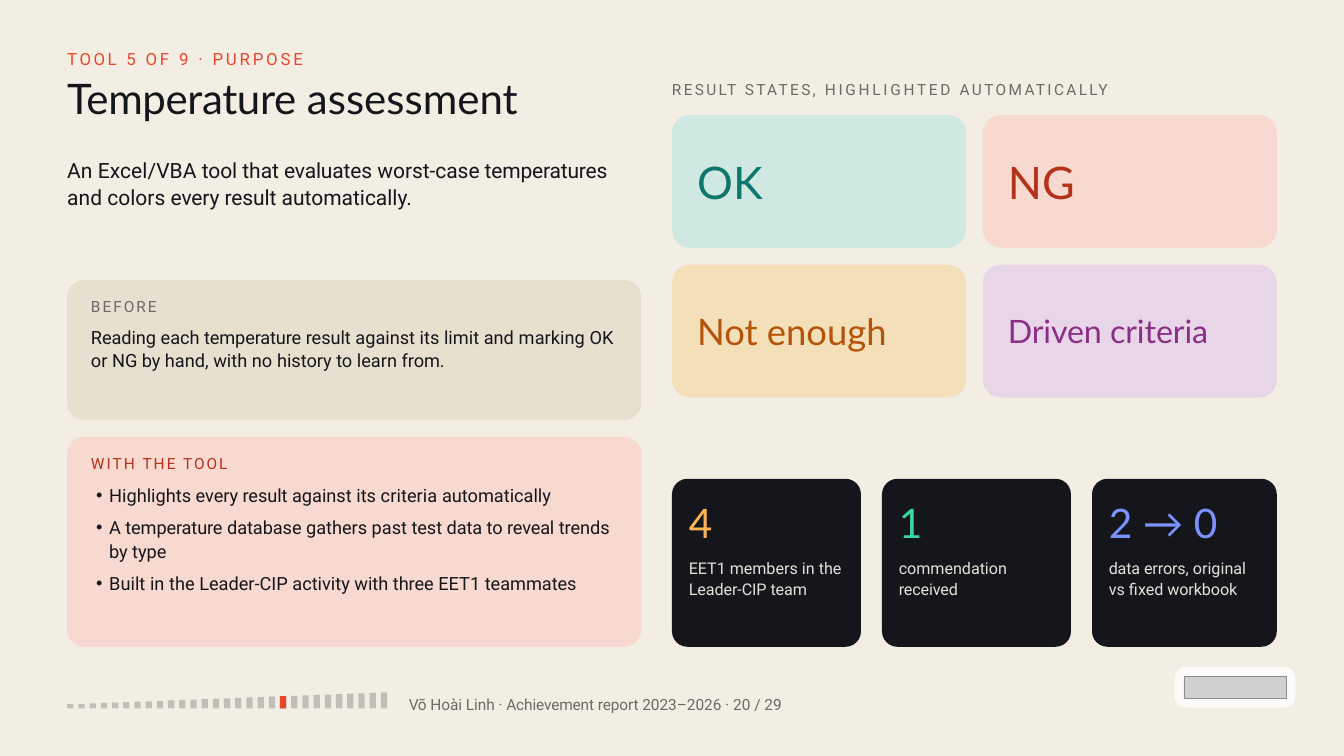
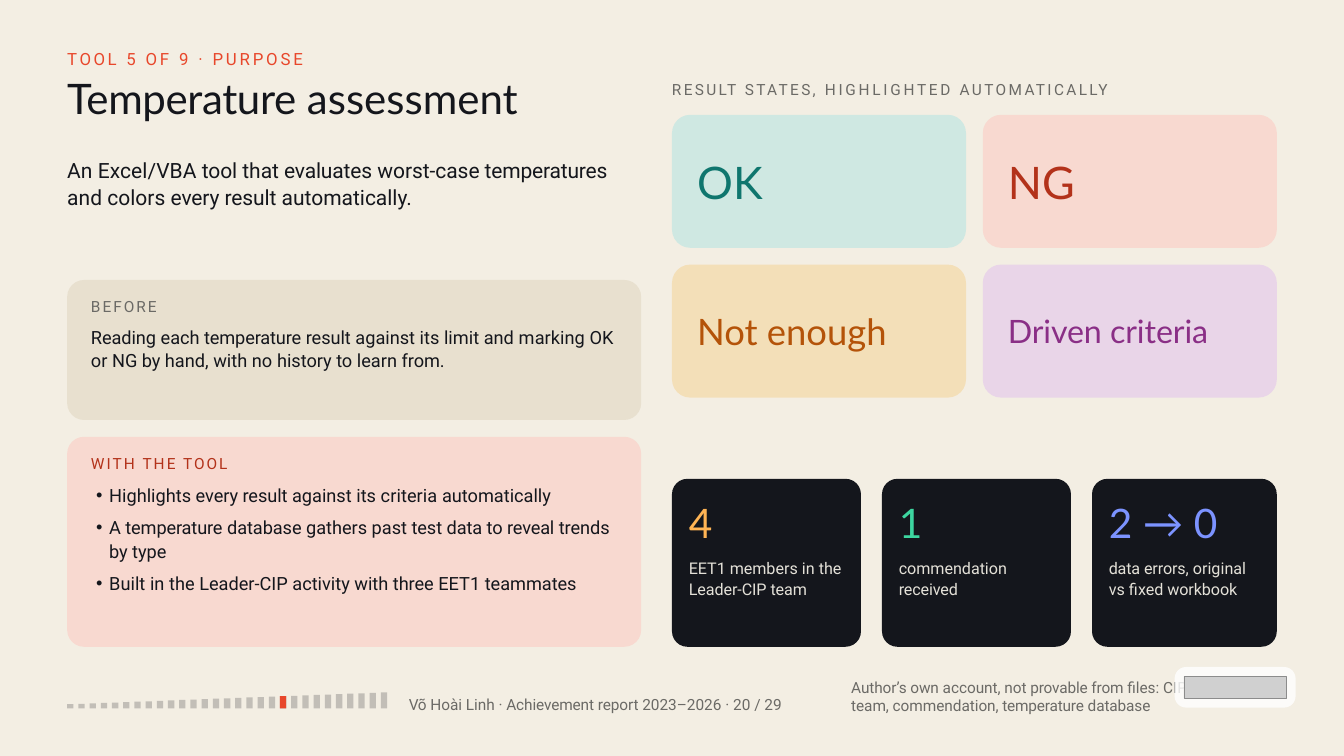
Before and after one commit to vohoailinh90/Multiple-report, a slide deck: slide 20 of reports/achievement-2023-2026/Linh_Vo_3-Year_Achievement_Report.pptx. Drawn at 1344x756 pixels with LibreOffice and Linux fonts; fonts in the diff are those of the drawing; grey boxes stand for pictures. Boxes give left, top, right and bottom in pixels: in the first picture for what was removed or moved away, otherwise in the second. Text is boxed around its words. In the diff, an @@ line names an element or a change of style, - is before the commit and + after.

```diff
--- a/reports/achievement-2023-2026/Linh_Vo_3-Year_Achievement_Report.pptx
+++ b/reports/achievement-2023-2026/Linh_Vo_3-Year_Achievement_Report.pptx
@@ text added at <box>851,679,1187,714</box>, 16.5 pt, text #6B6A66 @@
+Author’s own account, not provable from files: CIP team, commendation, temperature database
```
Also in this commit, not shown: 6 other slides changed, 1 other file.
